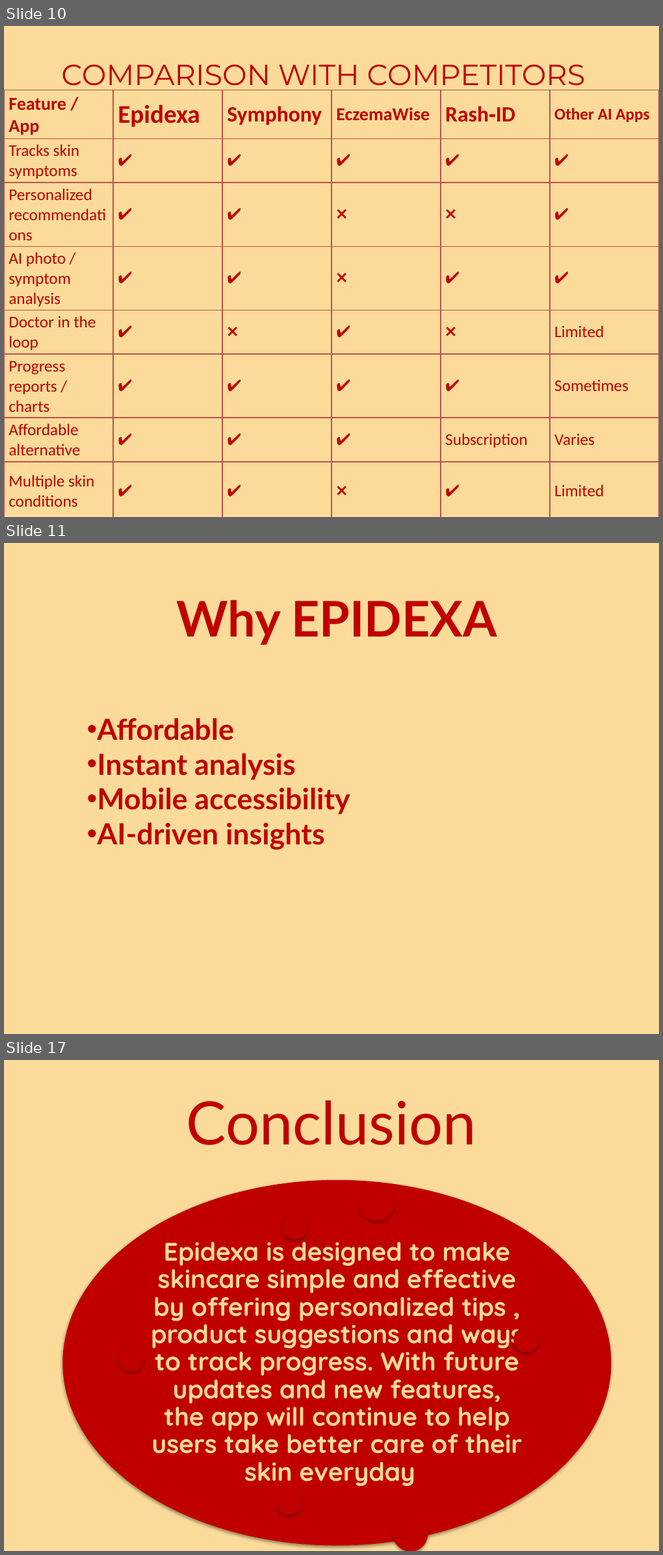
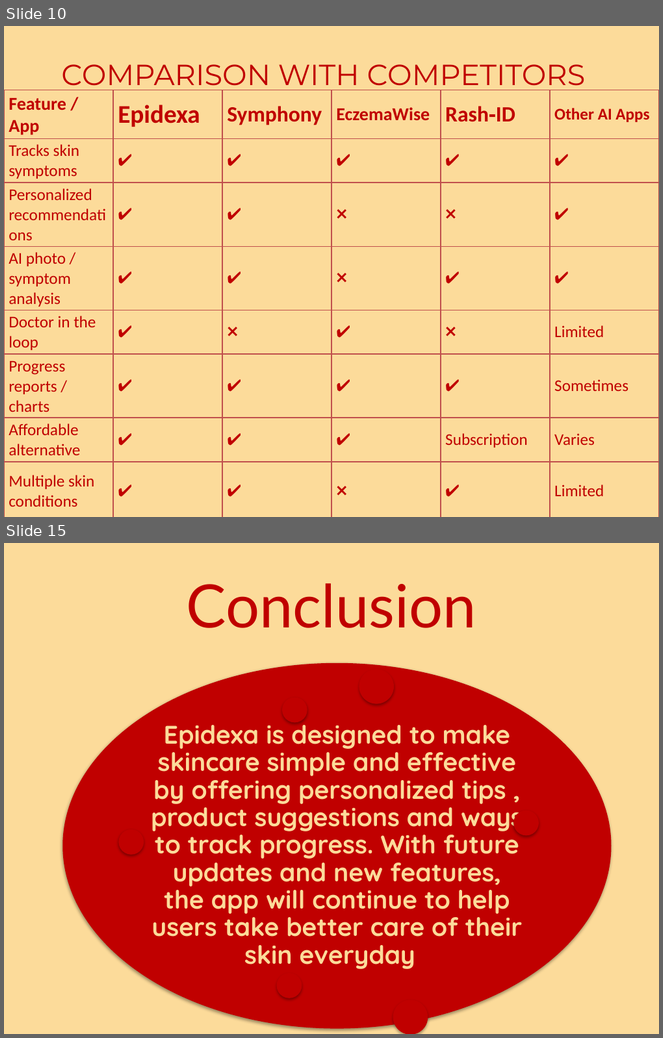
Before and after one commit to Klassic-Mak/epidexa, a slide deck: EPIDEXA.pptm. Shown one above the other, each under a label of ours: slides 10, 11 and 17 before the commit, slides 10 and 15 after it; the slides between them are not shown. The pictures are 663x1555 and 663x1038 pixels, drawn with LibreOffice and Linux fonts; fonts in the diff are those of the drawing. Boxes give left, top, right and bottom in pixels: in the first picture for what was removed or moved away, otherwise in the second. Text is boxed around its words. In the diff, an @@ line names an element or a change of style, - is before the commit and + after.

```diff
--- a/EPIDEXA.pptm
+++ b/EPIDEXA.pptm
@@ slide 11 removed at [4,543,659,1034], background #FCDB9A @@
@@ title removed at [177,600,497,645] @@
-Why EPIDEXA
@@ text removed at [97,718,350,850] @@
-• Affordable
-• Instant analysis
-• Mobile accessibility
-• AI-driven insights
@@ what was slide 17 is now slide 15 @@
```
Also in this commit, not shown: 3 slides changed, 3 slides added, 4 other slides removed.
